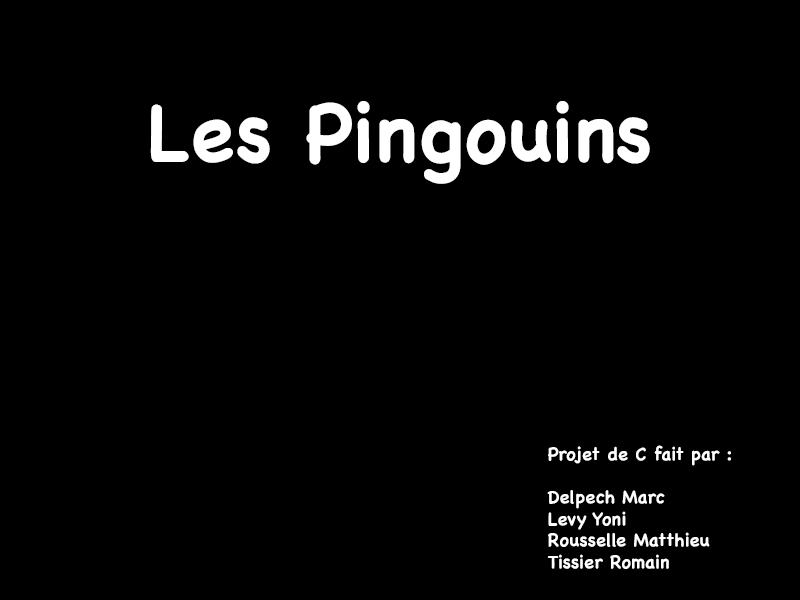
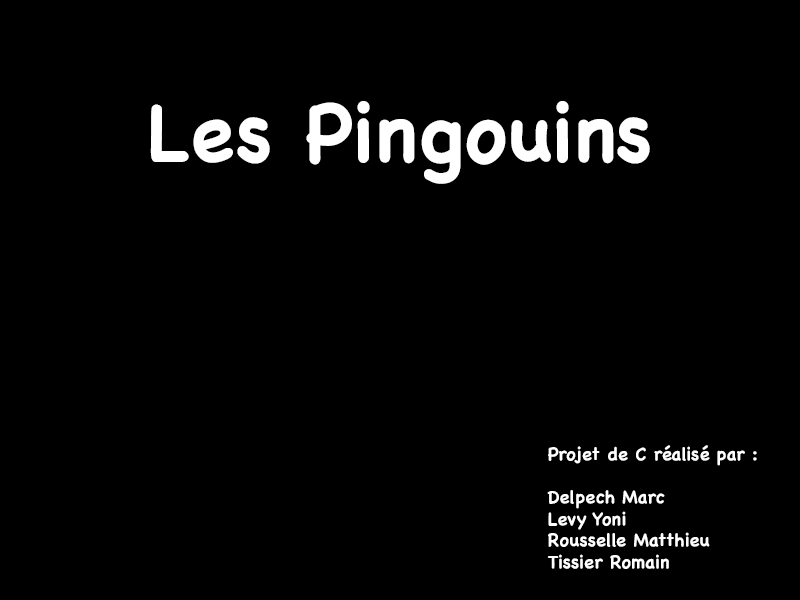
Layers edited between the first and the second 800 x 600 image:
renamed "Projet de C fait par : Delpech Marc Levy Yoni Rousselle Matthi" to "Projet de C réalisé par : Delpech Marc Levy Yoni Rousselle Mat", painted on it over 601, 445, 757, 513
